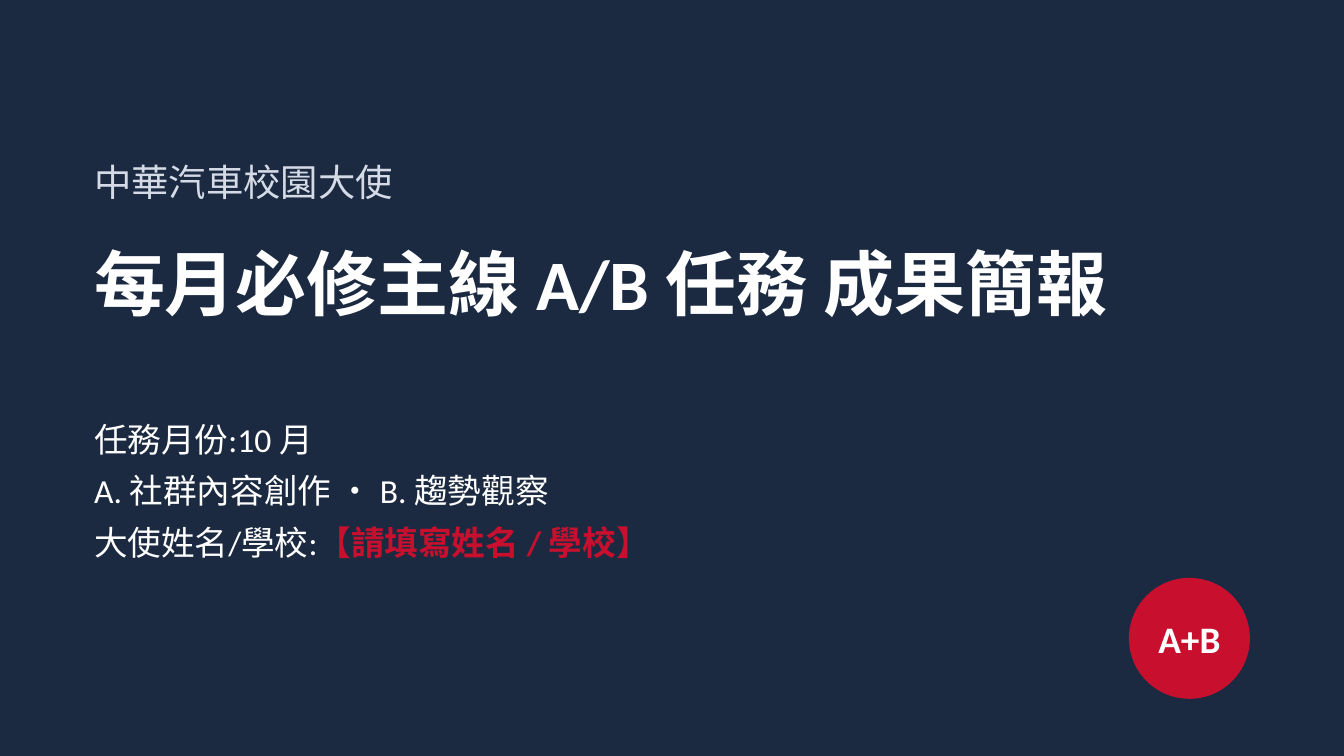
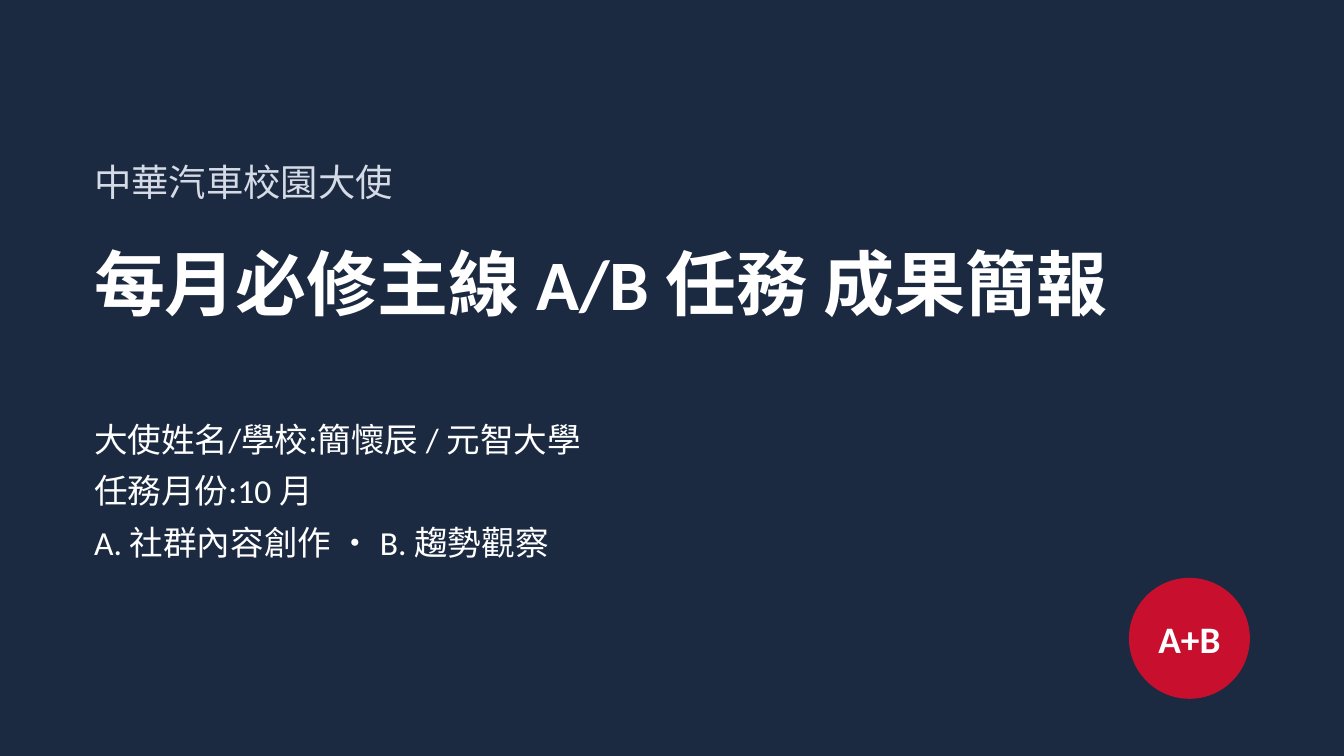
Before and after one commit to tobychien/project-hub, a slide deck: slide 1 of deliverables/CMC_10月_AB任務簡報.pptx. Drawn at 1344x756 pixels with LibreOffice and Linux fonts; fonts in the diff are those of the drawing. Boxes give left, top, right and bottom in pixels: in the first picture for what was removed or moved away, otherwise in the second. Text is boxed around its words. In the diff, an @@ line names an element or a change of style, - is before the commit and + after.

```diff
--- a/deliverables/CMC_10月_AB任務簡報.pptx
+++ b/deliverables/CMC_10月_AB任務簡報.pptx
@@ text at (94,423,580,455): paragraph added @@
+大使姓名/學校:簡懷辰 / 元智大學
@@ text at (94,526,650,558): paragraph removed @@
-大使姓名/學校:【請填寫姓名 / 學校】
```
Also in this commit, not shown: 9 other slides changed, 1 slide added.
